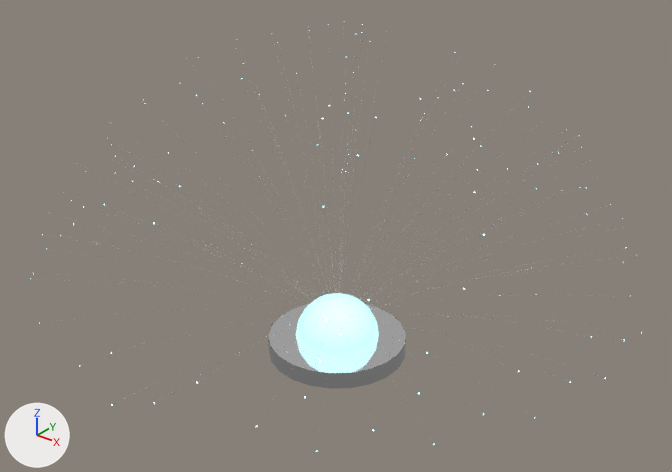
The Blender file wip/fiber_lamp/fiber-optic-lamp.blend, before and after one commit.
Camera for both pictures: a camera (50 mm lens) standing at (18.4, -23.1, 17.9) and looking at (0.3, -0.4, 3.9). Every picture has the same lights, and +X, +Y and +Z are marked at lower left.

In view in the first picture: 'base', 'fiber-endglow', 'lamp'.
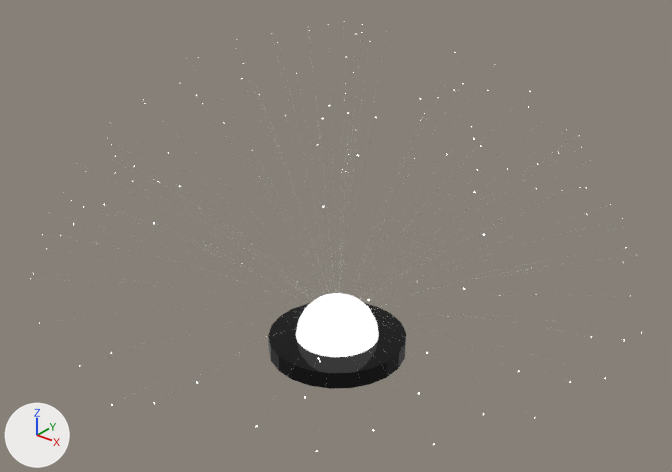
What differs and where, as boxes [x1, y1, x2, y2] in the pictures (672 x 472 px):
```json
{"object": "base", "change": "recoloured", "before": [268, 303, 406, 389], "after": [268, 303, 406, 389], "on screen": "white to black"}
{"object": "lamp", "change": "recoloured", "before": [296, 293, 379, 357], "after": [296, 293, 379, 357]}
{"object": "fiber-endglow", "change": "recoloured", "before": [46, 56, 642, 452], "after": [46, 56, 642, 452]}
```

Edits to the scene script, one JSON object a line:
```json
{"op": "set", "path": "mat_lamb_light.emission_color", "old": "(0.379, 0.888, 1.0)", "new": "(0.97, 1.0, 1.0)", "note": "cyan #a6f2ff -> white #fcffff"}
{"op": "set", "path": "mat_lamp_body.base_color", "old": "(0.8, 0.8, 0.8)", "new": "(0.00719, 0.00719, 0.00719)", "note": "white #e7e7e7 -> black #141414"}
```
